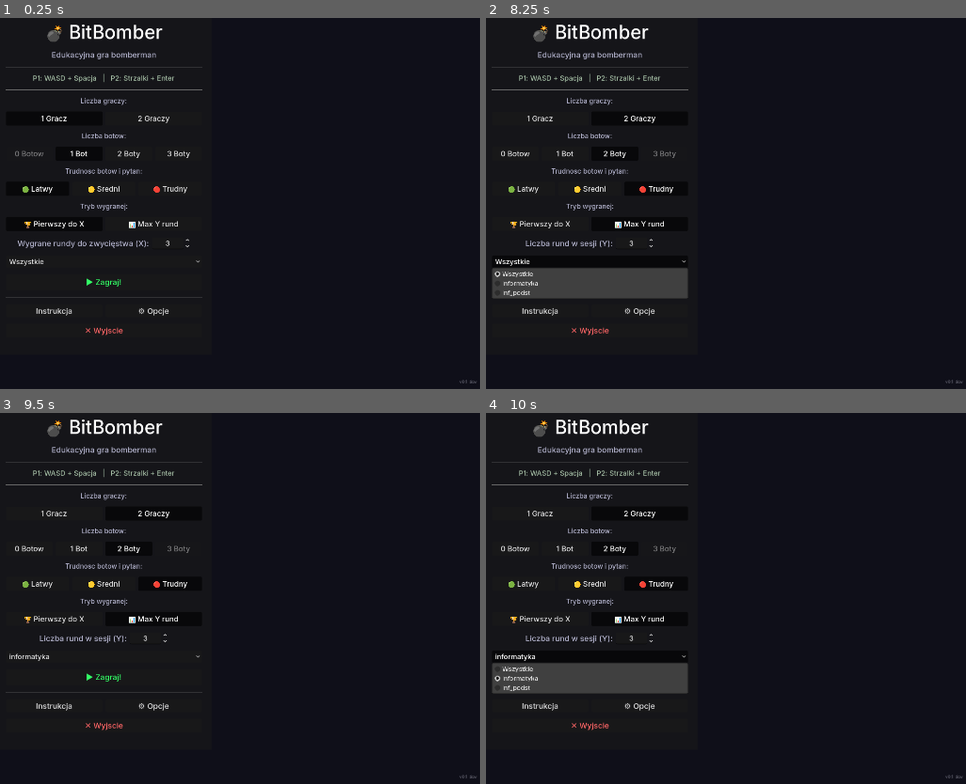
Above: before the commit, frames 1-4 (two rows, left to right).
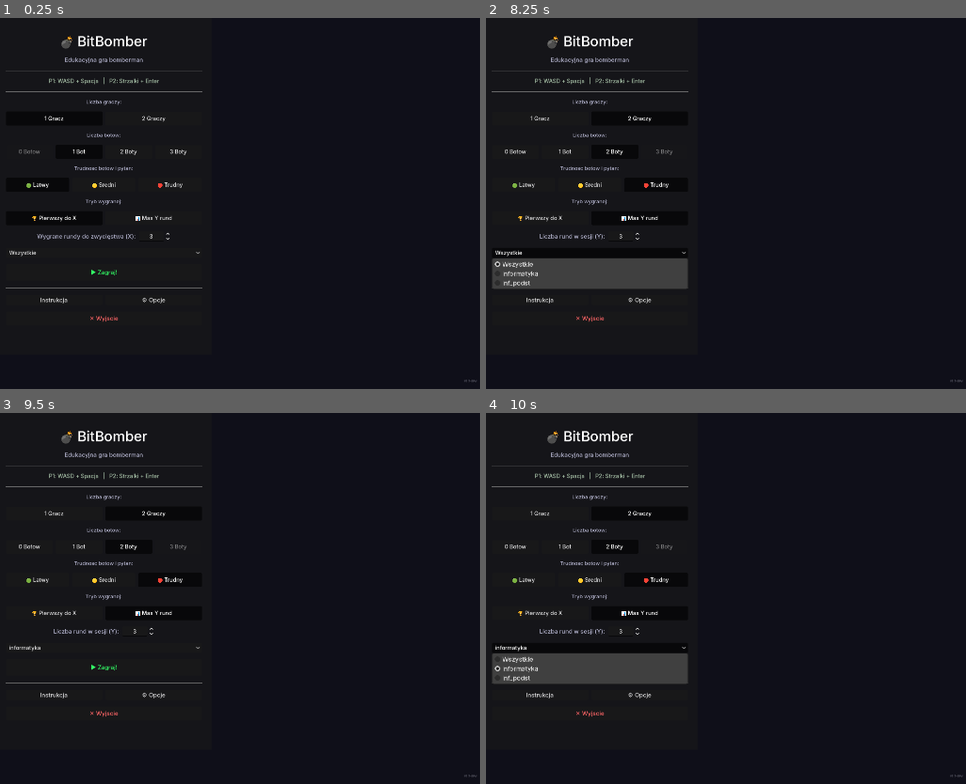
Above: after the commit, the same moments.

Repository: DaVideX12324/BitBomber
Game: Godot game, scene res://scenes/game.tscn
Same seed, same stepped clock (60 frames per second), same inputs: the game is played once before the commit and once after it.
Inputs:
- Up to frame 1 (0.25 s): no input
- Up to frame 2 (8.25 s): click "1 Gracz" at 0.5 s; click "2 Graczy" at 1.25 s; click "0 Botow" at 2 s; click "1 Bot" at 2.75 s; click "2 Boty" at 3.5 s; click "🟢 Latwy" at 4.25 s; click "🟡 Sredni" at 5 s; click "🔴 Trudny" at 5.75 s; click "🏆 Pierwszy do X" at 6.5 s; click "📊 Max Y rund" at 7.25 s; click "Wszystkie" at 8 s
- Up to frame 3 (9.5 s): click "▶ Zagraj!" at 8.75 s
- Up to frame 4 (10 s): click "informatyka" at 9.5 s

The runs differ from the first frame. In frame 1, 4.2% of the frame differs, in the area x 1-100%, y 1-99%; in frame 2, 5.8%; in frame 3, 4.1%; in frame 4, 5.9%.

Commit message:
Update ui_scale_manager.gd

Diff:
--- a/autoloads/ui_scale_manager.gd
+++ b/autoloads/ui_scale_manager.gd
@@ -116,5 +116,5 @@
 		w = DisplayServer.window_get_size().x
 	if   w >= 3840: return ScaleMode.XLARGE
 	elif w >= 1920: return ScaleMode.LARGE
-	elif w >= 1280: return ScaleMode.NORMAL
+	elif w >= 1601: return ScaleMode.NORMAL
 	else:           return ScaleMode.SMALL
